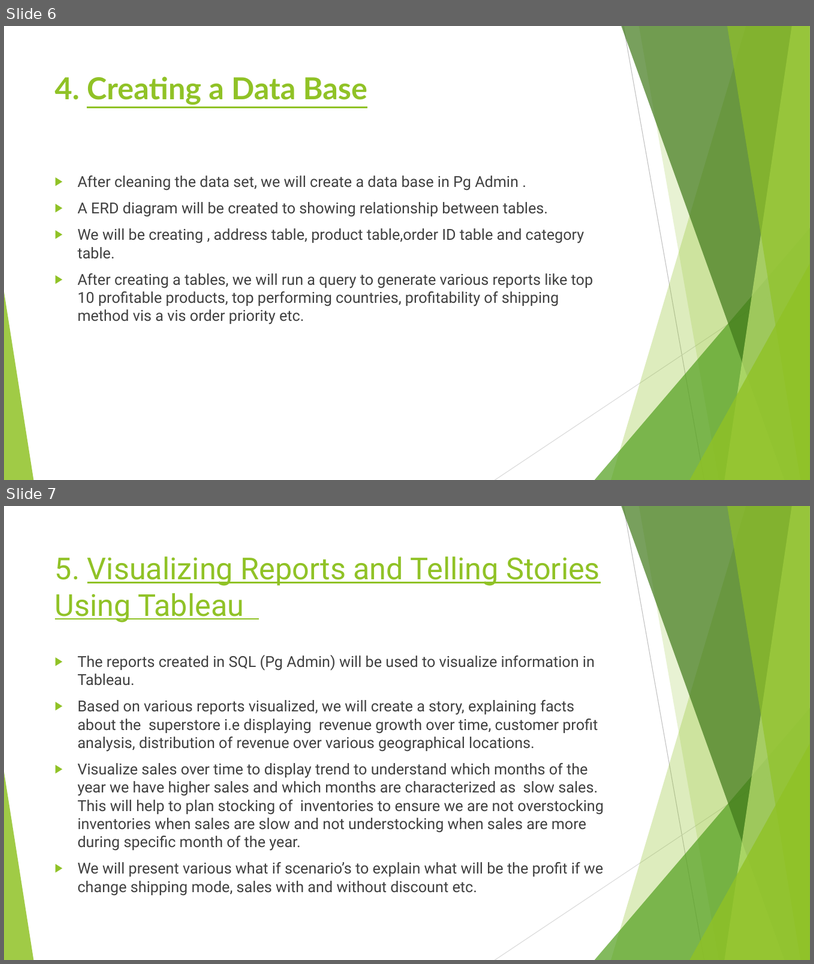
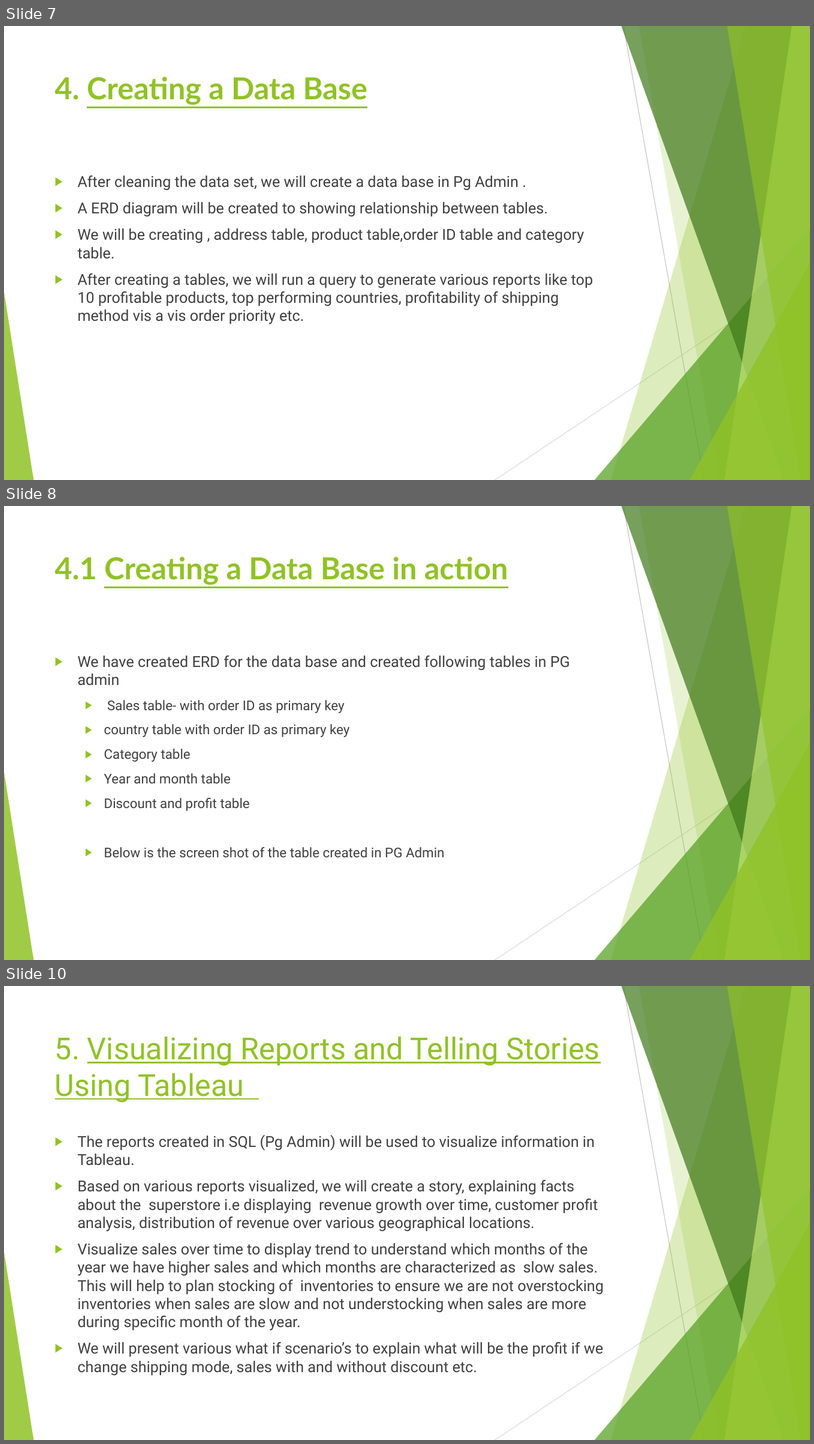
Before and after one commit to rubadhanaraj/Final_project, a slide deck: Project details.pptx. Shown one above the other, each under a label of ours: slides 6 and 7 before the commit, slides 7, 8 and 10 after it; the slides between them are not shown. The pictures are 814x964 and 814x1444 pixels, drawn with LibreOffice and Linux fonts; fonts in the diff are those of the drawing. Boxes give left, top, right and bottom in pixels: in the first picture for what was removed or moved away, otherwise in the second. Text is boxed around its words. In the diff, an @@ line names an element or a change of style, - is before the commit and + after.

```diff
--- a/Project details.pptx
+++ b/Project details.pptx
@@ slide 8 added at [4,506,810,960], background #FFFFFF; not listed: 10 template elements that a slide beside it also shows @@
@@ title added at [55,556,509,585], 36 pt, text #90C226, bold, underline @@
+4.1 Creating a Data Base in action
@@ text added at [78,655,570,857], 16 pt, text #404040 @@
+▶ We have created ERD for the data base and created following tables in PG admin
+  ▶ Sales table- with order ID as primary key
+  ▶ country table with order ID as primary key
+  ▶ Category table
+  ▶ Year and month table
+  ▶ Discount and profit table
+  ▶ Below is the screen shot of the table created in PG Admin
@@ what was slide 6 is now slide 7 @@
@@ what was slide 7 is now slide 10 @@
```
Also in this commit, not shown: 2 slides changed, 4 other slides added.
